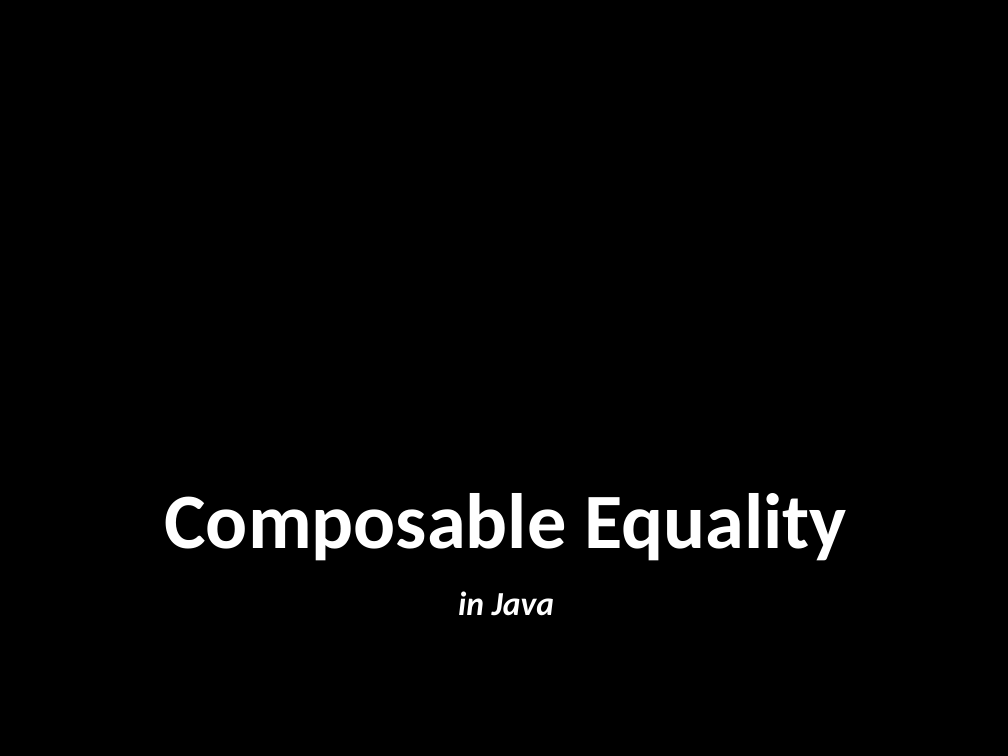
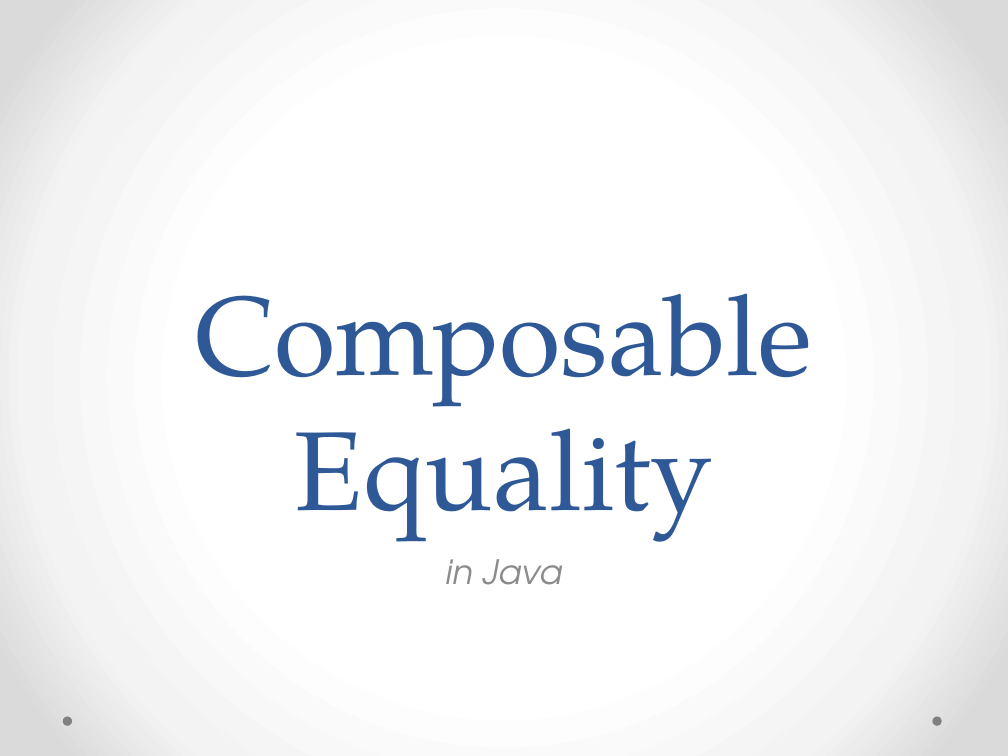
Before and after one commit to techtangents/javaeq, a slide deck: slide 1 of ComposableEquality.pptx. Drawn at 1008x756 pixels with LibreOffice and Linux fonts; fonts in the diff are those of the drawing; background and template pictures are left out. Boxes give left, top, right and bottom in pixels: in the first picture for what was removed or moved away, otherwise in the second. Text is boxed around its words. In the diff, an @@ line names an element or a change of style, - is before the commit and + after.

```diff
--- a/ComposableEquality.pptx
+++ b/ComposableEquality.pptx
@@ background picture (left out) to gradient #FFFFFF to #F4F4F4 to #DADADA @@
@@ title "Composable Equality": place and size @@
-title "Composable Equality" at [164,493,846,561]
+title "Composable Equality" at [195,293,812,542]
@@ title "Composable Equality" at [195,293,812,542]: size 56 to 80 pt, font Calibri to TeX Gyre Pagella, text colour #FFFFFF to #2F5897, bold off @@
@@ subtitle "in Java": place and size @@
-subtitle "in Java" at [458,591,554,616]
+subtitle "in Java" at [446,559,562,585]
@@ subtitle "in Java" at [446,559,562,585]: font Calibri to TeX Gyre Adventor, text colour #FFFFFF to #8C8C8C, bold off; more space between paragraphs @@
@@ ellipse added at [62,717,72,726], fill #808080 @@
@@ ellipse added at [932,717,941,726], fill #808080 @@
```
Also in this commit, not shown: 7 other slides changed, 1 other file.
